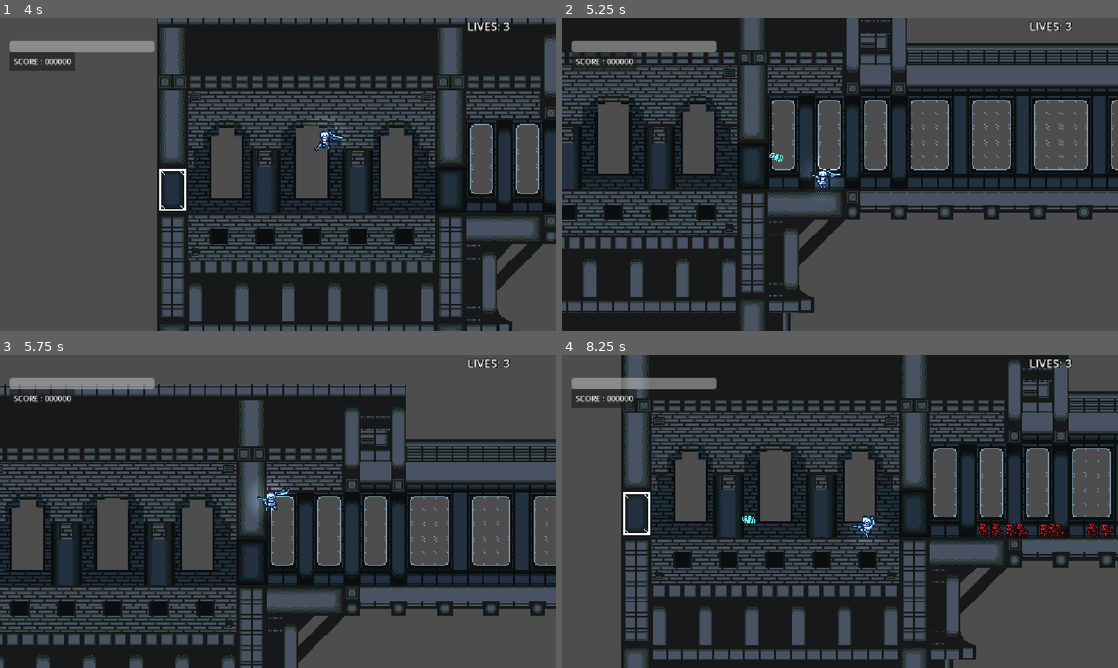
Above: before the commit, frames 1-4 (two rows, left to right).
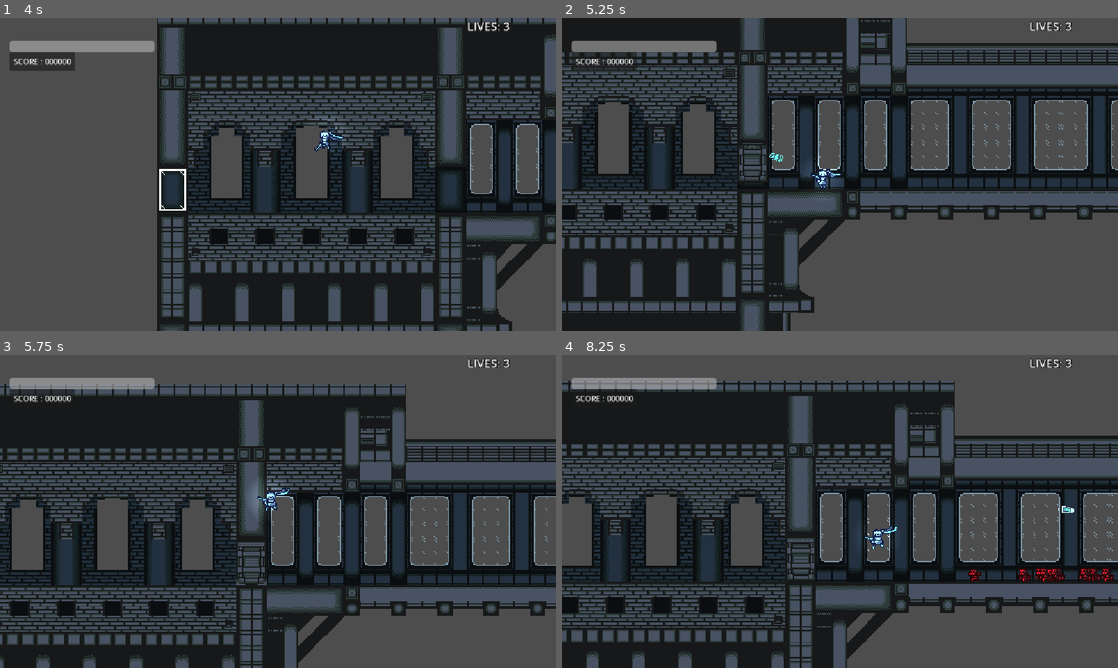
Above: after the commit, the same moments.

Repository: InferiorPosterior/project-something-evil
Game: Godot game, scene res://Scenes/level_select.tscn
Two runs of this game, one before a commit and one after it. Both use one fixed random seed, a clock stepped at 60 frames per second and the inputs below. This scene is started directly instead of the project's main scene.
Inputs (mouse positions are in pixels of both pictures, inside the frame that each line leads up to):
- Up to frame 1 (4 s): click "LEVEL 1 - PRELUDE TO EVIL" at 0.5 s; tap Enter at 1.25 s; move the mouse to (400, 158) at 1.27 s; press the mouse at (400, 158) at 1.28 s; hold Right (move_right) 1.28-2.78 s; tap Space (jump) at 1.52, 2.27, 3.77 s; move the mouse to (166, 190) at 2.02 s; release the mouse at (166, 190) at 2.03 s; click (166, 190) at 2.1 s; move the mouse to (333, 105) at 2.77 s; press the mouse at (333, 105) at 2.78 s; hold Left (move_left) 2.78-3.53 s; move the mouse to (250, 237) at 3.52 s; release the mouse at (250, 237) at 3.53 s; hold Right (move_right) from 3.53 s (still down); click (250, 237) at 3.6 s
- Up to frame 2 (5.25 s): move the mouse to (1006, 221) at 4.27 s; press the mouse at (1006, 221) at 4.28 s; tap Space (jump) at 4.52 s; move the mouse to (673, 127) at 5.02 s; release Right (move_right) at 5.03 s; release the mouse at (673, 127) at 5.03 s; hold Left (move_left) from 5.03 s (still down); click (673, 127) at 5.1 s
- Up to frame 3 (5.75 s): keep holding Left (move_left); tap Space (jump) at 5.27 s
- Up to frame 4 (8.25 s): move the mouse to (867, 511) at 5.77 s; release Left (move_left) at 5.78 s; press the mouse at (867, 511) at 5.78 s; hold Right (move_right) 5.78-6.53 s; move the mouse to (756, 433) at 6.52 s; release the mouse at (756, 433) at 6.53 s; hold Left (move_left) 6.53-8.03 s; click (756, 433) at 6.6 s; tap Space (jump) at 6.77, 7.52 s; move the mouse to (962, 495) at 7.27 s; press the mouse at (962, 495) at 7.28 s; move the mouse to (728, 527) at 8.02 s; release the mouse at (728, 527) at 8.03 s; hold Right (move_right) from 8.03 s (still down); click (728, 527) at 8.1 s

Frame 1 is identical in both runs. In frame 2, 0.4% of the frame differs, in the area x 31-37%, y 40-53%; in frame 3, 0.4%; in frame 4, 61%, in the area x 0-100%, y 0-100%.

Commit message:
Doors, Event Group added, Enemy sight ranges adjusted

Diff:
--- a/Scenes/Enemy Scenes/Brute/enemy_brute.tscn
+++ b/Scenes/Enemy Scenes/Brute/enemy_brute.tscn
@@ -292,6 +292,7 @@
 script = ExtResource("14_oo625")
 shoot_sound = ExtResource("19_xsdfh")
 projectile_scene = ExtResource("12_m7fxu")
+sight_range = 500.0
 burst_count = 5
 metadata/_custom_type_script = "uid://bco4t8p1j7xmc"
 
--- a/Scenes/Enemy Scenes/Chaser/enemy_chaser.tscn
+++ b/Scenes/Enemy Scenes/Chaser/enemy_chaser.tscn
@@ -103,6 +103,7 @@
 death_effect_scene = ExtResource("2_wj6u7")
 death_sound = ExtResource("3_ob1hd")
 health = NodePath("Health")
+detection_range = 500.0
 
 [node name="CollisionShape2D" type="CollisionShape2D" parent="." unique_id=2102903468]
 position = Vector2(-1, 5)
--- a/Scenes/Enemy Scenes/Drone/enemy_drone.tscn
+++ b/Scenes/Enemy Scenes/Drone/enemy_drone.tscn
@@ -58,6 +58,7 @@
 script = ExtResource("1_mliai")
 health = NodePath("HealthComponent")
 explosion_scene = ExtResource("2_mliai")
+detection_range = 500.0
 
 [node name="AnimatedSprite2D" type="AnimatedSprite2D" parent="." unique_id=927670717]
 texture_filter = 1
--- a/Scenes/Enemy Scenes/Grenadier/enemy_grenadier.tscn
+++ b/Scenes/Enemy Scenes/Grenadier/enemy_grenadier.tscn
@@ -146,6 +146,7 @@
 death_effect_scene = ExtResource("4_8dou2")
 health = NodePath("HealthComponent")
 grenade_scene = ExtResource("2_jm4kl")
+detection_range = 500.0
 
 [node name="HealthComponent" type="Node" parent="." unique_id=423890900]
 script = ExtResource("4_o836l")
--- a/Scenes/Enemy Scenes/Gunner/enemy_gunner.tscn
+++ b/Scenes/Enemy Scenes/Gunner/enemy_gunner.tscn
@@ -132,6 +132,7 @@
 death_effect_scene = ExtResource("3_xb1tm")
 death_sound = ExtResource("4_wgsfu")
 health = NodePath("HealthComponent")
+detection_range = 500.0
 
 [node name="CollisionShape2D" type="CollisionShape2D" parent="." unique_id=1603164321]
 shape = SubResource("CapsuleShape2D_g4v7s")
--- a/Scenes/Enemy Scenes/Lunger/enemy_lunger.tscn
+++ b/Scenes/Enemy Scenes/Lunger/enemy_lunger.tscn
@@ -165,6 +165,7 @@
 death_effect_scene = ExtResource("2_npunj")
 death_sound = ExtResource("3_6aayl")
 health = NodePath("HealthComponent")
+detection_range = 500.0
 
 [node name="AnimatedSprite2D" type="AnimatedSprite2D" parent="." unique_id=1419899213]
 texture_filter = 1
--- /dev/null
+++ b/Scenes/Stage Builder Assets/door.tscn
@@ -0,0 +1,148 @@
+[gd_scene format=3 uid="uid://bfmk7f042oliv"]
+
+[ext_resource type="Script" uid="uid://jlrpdlnqpsq3" path="res://door.gd" id="1_urp3l"]
+[ext_resource type="Texture2D" uid="uid://cusu55fvc7io0" path="res://Assets/something_evil_assets/sprites/door.png" id="2_mbim7"]
+
+[sub_resource type="AtlasTexture" id="AtlasTexture_cscgu"]
+atlas = ExtResource("2_mbim7")
+region = Rect2(0, 0, 32, 48)
+
+[sub_resource type="AtlasTexture" id="AtlasTexture_tihmd"]
+atlas = ExtResource("2_mbim7")
+region = Rect2(0, 96, 32, 48)
+
+[sub_resource type="AtlasTexture" id="AtlasTexture_x7jn3"]
+atlas = ExtResource("2_mbim7")
+region = Rect2(32, 96, 32, 48)
+
+[sub_resource type="AtlasTexture" id="AtlasTexture_2l7x5"]
+atlas = ExtResource("2_mbim7")
+region = Rect2(64, 96, 32, 48)
+
+[sub_resource type="AtlasTexture" id="AtlasTexture_j0xmd"]
+atlas = ExtResource("2_mbim7")
+region = Rect2(96, 96, 32, 48)
+
+[sub_resource type="AtlasTexture" id="AtlasTexture_rm5sq"]
+atlas = ExtResource("2_mbim7")
+region = Rect2(128, 96, 32, 48)
+
+[sub_resource type="AtlasTexture" id="AtlasTexture_v8wew"]
+atlas = ExtResource("2_mbim7")
+region = Rect2(160, 96, 32, 48)
+
+[sub_resource type="AtlasTexture" id="AtlasTexture_c5u54"]
+atlas = ExtResource("2_mbim7")
+region = Rect2(192, 96, 32, 48)
+
+[sub_resource type="AtlasTexture" id="AtlasTexture_2ca66"]
+atlas = ExtResource("2_mbim7")
+region = Rect2(224, 96, 32, 48)
+
+[sub_resource type="AtlasTexture" id="AtlasTexture_v68vh"]
+atlas = ExtResource("2_mbim7")
+region = Rect2(32, 0, 32, 48)
+
+[sub_resource type="AtlasTexture" id="AtlasTexture_1wc2e"]
+atlas = ExtResource("2_mbim7")
+region = Rect2(0, 48, 32, 48)
+
+[sub_resource type="AtlasTexture" id="AtlasTexture_fiw3i"]
+atlas = ExtResource("2_mbim7")
+region = Rect2(32, 48, 32, 48)
+
+[sub_resource type="AtlasTexture" id="AtlasTexture_c8ild"]
+atlas = ExtResource("2_mbim7")
+region = Rect2(64, 48, 32, 48)
+
+[sub_resource type="AtlasTexture" id="AtlasTexture_u5dkn"]
+atlas = ExtResource("2_mbim7")
+region = Rect2(96, 48, 32, 48)
+
+[sub_resource type="AtlasTexture" id="AtlasTexture_i52by"]
+atlas = ExtResource("2_mbim7")
+region = Rect2(128, 48, 32, 48)
+
+[sub_resource type="SpriteFrames" id="SpriteFrames_g4v7s"]
+animations = [{
+"frames": [{
+"duration": 1.0,
+"texture": SubResource("AtlasTexture_cscgu")
+}],
+"loop": 0,
+"name": &"closed",
+"speed": 5.0
+}, {
+"frames": [{
+"duration": 1.0,
+"texture": SubResource("AtlasTexture_tihmd")
+}, {
+"duration": 1.0,
+"texture": SubResource("AtlasTexture_x7jn3")
+}, {
+"duration": 1.0,
+"texture": SubResource("AtlasTexture_2l7x5")
+}, {
+"duration": 1.0,
+"texture": SubResource("AtlasTexture_j0xmd")
+}, {
+"duration": 1.0,
+"texture": SubResource("AtlasTexture_rm5sq")
+}, {
+"duration": 1.0,
+"texture": SubResource("AtlasTexture_v8wew")
+}, {
+"duration": 1.0,
+"texture": SubResource("AtlasTexture_c5u54")
+}, {
+"duration": 1.0,
+"texture": SubResource("AtlasTexture_2ca66")
+}],
+"loop": 0,
+"name": &"closing",
+"speed": 5.0
+}, {
+"frames": [{
+"duration": 1.0,
+"texture": SubResource("AtlasTexture_v68vh")
+}],
+"loop": 0,
+"name": &"open",
+"speed": 5.0
+}, {
+"frames": [{
+"duration": 1.0,
+"texture": SubResource("AtlasTexture_1wc2e")
+}, {
+"duration": 1.0,
+"texture": SubResource("AtlasTexture_fiw3i")
+}, {
+"duration": 1.0,
+"texture": SubResource("AtlasTexture_c8ild")
+}, {
+"duration": 1.0,
+"texture": SubResource("AtlasTexture_u5dkn")
+}, {
+"duration": 1.0,
+"texture": SubResource("AtlasTexture_i52by")
+}],
+"loop": 0,
+"name": &"opening",
+"speed": 5.0
+}]
+
+[sub_resource type="RectangleShape2D" id="RectangleShape2D_g4v7s"]
+size = Vector2(32, 47.5)
+
+[node name="Door" type="StaticBody2D" unique_id=1560095299]
+script = ExtResource("1_urp3l")
+
+[node name="AnimatedSprite2D" type="AnimatedSprite2D" parent="." unique_id=1792228237]
+texture_filter = 1
+sprite_frames = SubResource("SpriteFrames_g4v7s")
+animation = &"open"
+speed_scale = 2.0
+
+[node name="CollisionShape2D" type="CollisionShape2D" parent="." unique_id=1789954094]
+position = Vector2(0, 0.25)
+shape = SubResource("RectangleShape2D_g4v7s")
--- a/Scenes/Stages/stage_1_prelude_to_evil.tscn
+++ b/Scenes/Stages/stage_1_prelude_to_evil.tscn
@@ -5,9 +5,12 @@
 [ext_resource type="Script" uid="uid://v0iqx35ti2ph" path="res://Scripts/Event Systems/event_area.gd" id="6_b45r2"]
 [ext_resource type="PackedScene" uid="uid://dj0s5hm5dgbqu" path="res://Scenes/pause_menu.tscn" id="7_1cl6i"]
 [ext_resource type="PackedScene" uid="uid://cqo8rqctk6cwb" path="res://Scenes/Stage Builder Assets/Spawner Nodes/chaser_spawner.tscn" id="7_b45r2"]
+[ext_resource type="Script" uid="uid://c4p8md6xtah0a" path="res://Scripts/Event Systems/event_group.gd" id="7_ejv5g"]
+[ext_resource type="PackedScene" uid="uid://bfmk7f042oliv" path="res://Scenes/Stage Builder Assets/door.tscn" id="7_uq4bd"]
 [ext_resource type="Script" uid="uid://c87b73kgij03d" path="res://Scripts/Event Systems/wait_for_clear_action.gd" id="8_5nqvx"]
 [ext_resource type="PackedScene" uid="uid://3btq8c6h6ayp" path="res://Scenes/lives_hud.tscn" id="8_bw2kh"]
 [ext_resource type="PackedScene" uid="uid://gws0ml30aft4" path="res://Scenes/fade_in.tscn" id="8_goypx"]
+[ext_resource type="Script" uid="uid://be0tcaadulpeo" path="res://Scripts/Event Systems/door_action.gd" id="8_lnt1k"]
 [ext_resource type="PackedScene" uid="uid://bv14h0pks0n5w" path="res://Scenes/Stage Builder Assets/Spawner Nodes/lunger_spawner.tscn" id="9_vay0u"]
 [ext_resource type="Script" uid="uid://rpk8sa4d7eyx" path="res://Scenes/Projectiles & Hazards/Killzone/killzone.gd" id="12_n28ci"]
 [ext_resource type="Script" uid="uid://bhvfbplyk6u2e" path="res://Scripts/Utilities/camera_anchor.gd" id="13_10d0o"]
@@ -793,97 +796,182 @@
 
 [node name="LivesHUD" parent="." unique_id=1372217612 instance=ExtResource("8_bw2kh")]
 
-[node name="EventArea" type="Area2D" parent="." unique_id=619858124]
+[node name="Encounter" type="Area2D" parent="." unique_id=619858124]
 script = ExtResource("6_b45r2")
 metadata/_custom_type_script = "uid://v0iqx35ti2ph"
 
-[node name="CollisionShape2D" type="CollisionShape2D" parent="EventArea" unique_id=839321356]
+[node name="CollisionShape2D" type="CollisionShape2D" parent="Encounter" unique_id=839321356]
 position = Vector2(-188, -557)
 shape = SubResource("RectangleShape2D_g4v7s")
 debug_color = Color(0.6691623, 0.51019174, 0, 0.41960785)
 
-[node name="ChaserSpawn" parent="EventArea" unique_id=2110140589 instance=ExtResource("7_b45r2")]
-position = Vector2(112, -528)
-
-[node name="ChaserSpawn2" parent="EventArea" unique_id=1860345610 instance=ExtResource("7_b45r2")]
-position = Vector2(144, -576)
-
-[node name="ChaserSpawn3" parent="EventArea" unique_id=428615097 instance=ExtResource("7_b45r2")]
-position = Vector2(164, -535)
-
-[node name="ChaserSpawn4" parent="EventArea" unique_id=450290613 instance=ExtResource("7_b45r2")]
-position = Vector2(104, -592)
-
-[node name="ChaserSpawn5" parent="EventArea" unique_id=244899211 instance=ExtResource("7_b45r2")]
-position = Vector2(88, -544)
-
-[node name="ChaserSpawn6" parent="EventArea" unique_id=1594144149 instance=ExtResource("7_b45r2")]
-position = Vector2(72, -576)
-
-[node name="ChaserSpawn7" parent="EventArea" unique_id=1411524283 instance=ExtResource("7_b45r2")]
-position = Vector2(181, -576)
-
-[node name="ChaserSpawn8" parent="EventArea" unique_id=1632501830 instance=ExtResource("7_b45r2")]
-position = Vector2(136, -544)
-
-[node name="ChaserSpawn9" parent="EventArea" unique_id=379504734 instance=ExtResource("7_b45r2")]
-position = Vector2(104, -568)
-
-[node name="ChaserSpawn10" parent="EventArea" unique_id=892578549 instance=ExtResource("7_b45r2")]
-position = Vector2(40, -544)
-
-[node name="ChaserSpawn11" parent="EventArea" unique_id=2009501069 instance=ExtResource("7_b45r2")]
-position = Vector2(32, -576)
-
-[node name="ChaserSpawn12" parent="EventArea" unique_id=1194856314 instance=ExtResource("7_b45r2")]
-position = Vector2(192, -560)
-
-[node name="Wave Clear" type="Node2D" parent="EventArea" unique_id=1835692872]
+[node name="Close entrance" type="Node2D" parent="Encounter" unique_id=588427281 node_paths=PackedStringArray("doors")]
+script = ExtResource("8_lnt1k")
+doors = [NodePath("../Entrance door")]
+metadata/_custom_type_script = "uid://be0tcaadulpeo"
+
+[node name="Wave1" type="Node2D" parent="Encounter" unique_id=741472706]
+position = Vector2(-72, -120)
+script = ExtResource("7_ejv5g")
+
+[node name="ChaserSpawn" parent="Encounter/Wave1" unique_id=2110140589 instance=ExtResource("7_b45r2")]
+position = Vector2(248, -456)
+
+[node name="ChaserSpawn2" parent="Encounter/Wave1" unique_id=1342615218 instance=ExtResource("7_b45r2")]
+position = Vector2(280, -464)
+
+[node name="ChaserSpawn3" parent="Encounter/Wave1" unique_id=2014377217 instance=ExtResource("7_b45r2")]
+position = Vector2(304, -440)
+
+[node name="ChaserSpawn4" parent="Encounter/Wave1" unique_id=1944913361 instance=ExtResource("7_b45r2")]
+position = Vector2(280, -432)
+
+[node name="ChaserSpawn5" parent="Encounter/Wave1" unique_id=1571922652 instance=ExtResource("7_b45r2")]
+position = Vector2(224, -448)
+
+[node name="ChaserSpawn12" parent="Encounter/Wave1" unique_id=314545666 instance=ExtResource("7_b45r2")]
+position = Vector2(248, -424)
+
+[node name="ChaserSpawn10" parent="Encounter/Wave1" unique_id=1557348924 instance=ExtResource("7_b45r2")]
+position = Vector2(224, -408)
+
+[node name="ChaserSpawn11" parent="Encounter/Wave1" unique_id=1653155264 instance=ExtResource("7_b45r2")]
+position = Vector2(200, -416)
+
+[node name="ChaserSpawn6" parent="Encounter/Wave1" unique_id=886297738 instance=ExtResource("7_b45r2")]
+position = Vector2(208, -472)
+
+[node name="ChaserSpawn9" parent="Encounter/Wave1" unique_id=2105525240 instance=ExtResource("7_b45r2")]
+position = Vector2(216, -432)
+
+[node name="ChaserSpawn7" parent="Encounter/Wave1" unique_id=1072365803 instance=ExtResource("7_b45r2")]
+position = Vector2(168, -448)
+
+[node name="ChaserSpawn8" parent="Encounter/Wave1" unique_id=1750241145 instance=ExtResource("7_b45r2")]
+position = Vector2(160, -416)
+
+[node name="ChaserSpawn13" parent="Encounter/Wave1" unique_id=724994524 instance=ExtResource("7_b45r2")]
+position = Vector2(184, -432)
+
+[node name="ChaserSpawn14" parent="Encounter/Wave1" unique_id=1229758998 instance=ExtResource("7_b45r2")]
+position = Vector2(192, -456)
+
+[node name="ChaserSpawn15" parent="Encounter/Wave1" unique_id=1429358958 instance=ExtResource("7_b45r2")]
+position = Vector2(264, -408)
+
+[node name="ChaserSpawn16" parent="Encounter/Wave1" unique_id=1655353369 instance=ExtResource("7_b45r2")]
+position = Vector2(264, -440)
+
+[node name="ChaserSpawn17" parent="Encounter/Wave1" unique_id=1733957194 instance=ExtResource("7_b45r2")]
+position = Vector2(304, -464)
+
+[node name="WaitForClearAction" type="Node2D" parent="Encounter/Wave1" unique_id=1401530237]
+position = Vector2(72, 120)
 script = ExtResource("8_5nqvx")
-metadata/_custom_type_script = "uid://di25810pxoct2"
-
-[node name="ChaserSpawn13" parent="EventArea" unique_id=469156340 instance=ExtResource("7_b45r2")]
-position = Vector2(-336, -536)
-
-[node name="ChaserSpawn14" parent="EventArea" unique_id=626347301 instance=ExtResource("7_b45r2")]
-position = Vector2(-320, -568)
-
-[node name="ChaserSpawn15" parent="EventArea" unique_id=1327839860 instance=ExtResource("7_b45r2")]
-position = Vector2(-312, -528)
-
-[node name="ChaserSpawn16" parent="EventArea" unique_id=1777965958 instance=ExtResource("7_b45r2")]
-position = Vector2(-296, -560)
-
-[node name="ChaserSpawn17" parent="EventArea" unique_id=1402835753 instance=ExtResource("7_b45r2")]
-position = Vector2(-288, -536)
-
-[node name="ChaserSpawn18" parent="EventArea" unique_id=1224573608 instance=ExtResource("7_b45r2")]
-position = Vector2(-264, -528)
-
-[node name="ChaserSpawn19" parent="EventArea" unique_id=724608810 instance=ExtResource("7_b45r2")]
+metadata/_custom_type_script = "uid://c87b73kgij03d"
+
+[node name="Wave2" type="Node2D" parent="Encounter" unique_id=478963053]
+script = ExtResource("7_ejv5g")
+metadata/_custom_type_script = "uid://c4p8md6xtah0a"
+
+[node name="ChaserSpawn" parent="Encounter/Wave2" unique_id=1354047018 instance=ExtResource("7_b45r2")]
+position = Vector2(-336, -568)
+
+[node name="ChaserSpawn2" parent="Encounter/Wave2" unique_id=1345486240 instance=ExtResource("7_b45r2")]
+position = Vector2(-336, -544)
+
+[node name="ChaserSpawn3" parent="Encounter/Wave2" unique_id=1141360263 instance=ExtResource("7_b45r2")]
+position = Vector2(-328, -592)
+
+[node name="ChaserSpawn4" parent="Encounter/Wave2" unique_id=305706781 instance=ExtResource("7_b45r2")]
+position = Vector2(-320, -560)
+
+[node name="ChaserSpawn5" parent="Encounter/Wave2" unique_id=160546971 instance=ExtResource("7_b45r2")]
+position = Vector2(-304, -536)
+
+[node name="ChaserSpawn6" parent="Encounter/Wave2" unique_id=1895898175 instance=ExtResource("7_b45r2")]
+position = Vector2(-304, -584)
+
+[node name="ChaserSpawn7" parent="Encounter/Wave2" unique_id=8107951 instance=ExtResource("7_b45r2")]
+position = Vector2(-288, -560)
+
+[node name="ChaserSpawn8" parent="Encounter/Wave2" unique_id=1689291689 instance=ExtResource("7_b45r2")]
+position = Vector2(-280, -536)
+
+[node name="ChaserSpawn9" parent="Encounter/Wave2" unique_id=1366127750 instance=ExtResource("7_b45r2")]
 position = Vector2(-280, -584)
 
-[node name="ChaserSpawn20" parent="EventArea" unique_id=1363975098 instance=ExtResource("7_b45r2")]
-position = Vector2(-328, -584)
-
-[node name="ChaserSpawn21" parent="EventArea" unique_id=1207430822 instance=ExtResource("7_b45r2")]
-position = Vector2(-272, -560)
-
-[node name="ChaserSpawn22" parent="EventArea" unique_id=503032443 instance=ExtResource("7_b45r2")]
-position = Vector2(-304, -584)
-
-[node name="Wave Clear2" type="Node2D" parent="EventArea" unique_id=973804556]
+[node name="ChaserSpawn10" parent="Encounter/Wave2" unique_id=1366287664 instance=ExtResource("7_b45r2")]
+position = Vector2(-264, -552)
+
+[node name="ChaserSpawn11" parent="Encounter/Wave2" unique_id=1391998899 instance=ExtResource("7_b45r2")]
+position = Vector2(-248, -528)
+
+[node name="ChaserSpawn12" parent="Encounter/Wave2" unique_id=413825576 instance=ExtResource("7_b45r2")]
+position = Vector2(-248, -584)
+
+[node name="ChaserSpawn13" parent="Encounter/Wave2" unique_id=297102780 instance=ExtResource("7_b45r2")]
+position = Vector2(-240, -560)
+
+[node name="ChaserSpawn14" parent="Encounter/Wave2" unique_id=1142637005 instance=ExtResource("7_b45r2")]
+position = Vector2(-224, -528)
+
+[node name="ChaserSpawn15" parent="Encounter/Wave2" unique_id=253607481 instance=ExtResource("7_b45r2")]
+position = Vector2(-224, -584)
+
+[node name="ChaserSpawn16" parent="Encounter/Wave2" unique_id=1214629323 instance=ExtResource("7_b45r2")]
+position = Vector2(-216, -568)
+
+[node name="ChaserSpawn17" parent="Encounter/Wave2" unique_id=1587094149 instance=ExtResource("7_b45r2")]
+position = Vector2(-208, -536)
+
+[node name="ChaserSpawn18" parent="Encounter/Wave2" unique_id=1568661583 instance=ExtResource("7_b45r2")]
+position = Vector2(-200, -584)
+
+[node name="ChaserSpawn19" parent="Encounter/Wave2" unique_id=1865140136 instance=ExtResource("7_b45r2")]
+position = Vector2(-200, -560)
+
+[node name="ChaserSpawn20" parent="Encounter/Wave2" unique_id=1942978555 instance=ExtResource("7_b45r2")]
+position = Vector2(-184, -536)
+
+[node name="WaitForClearAction2" type="Node2D" parent="Encounter/Wave2" unique_id=1021169505]
 script = ExtResource("8_5nqvx")
-metadata/_custom_type_script = "uid://di25810pxoct2"
-
-[node name="LungerSpawn" parent="EventArea" unique_id=2075033335 instance=ExtResource("9_vay0u")]
-position = Vector2(-312, -544)
-
-[node name="GunnerSpawn" parent="EventArea" unique_id=420408586 instance=ExtResource("14_lnt1k")]
-position = Vector2(192, -528)
-
-[node name="GunnerSpawn2" parent="EventArea" unique_id=1124465748 instance=ExtResource("14_lnt1k")]
-position = Vector2(232, -536)
+metadata/_custom_type_script = "uid://c87b73kgij03d"
+
+[node name="Wave 3" type="Node2D" parent="Encounter" unique_id=2108190967]
+script = ExtResource("7_ejv5g")
+metadata/_custom_type_script = "uid://c4p8md6xtah0a"
+
+[node name="ChaserSpawn" parent="Encounter/Wave 3" unique_id=40449516 instance=ExtResource("7_b45r2")]
+position = Vector2(-280, -536)
+
+[node name="ChaserSpawn2" parent="Encounter/Wave 3" unique_id=1140631061 instance=ExtResource("7_b45r2")]
+position = Vector2(-304, -552)
+
+[node name="LungerSpawn" parent="Encounter/Wave 3" unique_id=2075033335 instance=ExtResource("9_vay0u")]
+position = Vector2(-320, -536)
+
+[node name="GunnerSpawn" parent="Encounter/Wave 3" unique_id=826909283 instance=ExtResource("14_lnt1k")]
+position = Vector2(128, -552)
+
+[node name="GunnerSpawn2" parent="Encounter/Wave 3" unique_id=1212845483 instance=ExtResource("14_lnt1k")]
+position = Vector2(216, -544)
+
+[node name="GunnerSpawn3" parent="Encounter/Wave 3" unique_id=304766713 instance=ExtResource("14_lnt1k")]
+position = Vector2(176, -560)
+
+[node name="Entrance door" parent="Encounter" unique_id=1560095299 instance=ExtResource("7_uq4bd")]
+position = Vector2(-368, -536)
+
+[node name="Exit door" parent="Encounter" unique_id=615722042 instance=ExtResource("7_uq4bd")]
+position = Vector2(272, -536)
+start_closed = true
+
+[node name="Open exit" type="Node2D" parent="Encounter" unique_id=1742555502 node_paths=PackedStringArray("doors")]
+script = ExtResource("8_lnt1k")
+doors = [NodePath("../Exit door")]
+close = false
+metadata/_custom_type_script = "uid://be0tcaadulpeo"
 
 [node name="CameraAnchor" type="Node2D" parent="." unique_id=11774862 node_paths=PackedStringArray("target")]
 script = ExtResource("13_10d0o")
--- /dev/null
+++ b/Scripts/Event Systems/door_action.gd
@@ -0,0 +1,17 @@
+class_name DoorAction extends EventAction
+
+@export var doors: Array[Door] = []
+@export var close: bool = true                  # ticked = close the doors; unticked = open them
+@export var wait_for_doors: bool = true         # the next action waits until the doors have finished their animation
+
+func execute() -> void:
+	for door in doors:
+		if close:
+			door.close()
+		else:
+			door.open()
+
+	if wait_for_doors:
+		for door in doors:
+			if door.moving:
+				await door.finished_moving      # a door that finished already is skipped, so the order doesn't matter
--- /dev/null
+++ b/Scripts/Event Systems/event_group.gd
@@ -0,0 +1,12 @@
+class_name EventGroup
+extends EventAction
+
+@export var run_in_parallel: bool = false # Ticked = run all children at once; Unticked = run top-to-bottom
+
+func execute() -> void:
+	for child in get_children():
+		if child is EventAction:
+			if run_in_parallel:
+				child.execute() # fires them all at the exact same time
+			else:
+				await child.execute() # waits for one to finish before doing the next
--- /dev/null
+++ b/door.gd
@@ -0,0 +1,77 @@
+class_name Door extends StaticBody2D
+
+signal finished_moving
+
+@export var start_closed: bool = false
+@export var sprite: AnimatedSprite2D            # found automatically if left empty
+
+var is_closed: bool = false
+var moving: bool = false
+
+func _ready() -> void:
+	if sprite == null:
+		for node in find_children("*", "AnimatedSprite2D", true, false):
+			sprite = node
+			break
+	if sprite == null:
+		push_warning("%s has no AnimatedSprite2D" % name)
+		return
+	sprite.animation_finished.connect(_on_animation_finished)
+
+	is_closed = start_closed
+	_set_solid(is_closed)
+	_show_rest(&"closed" if is_closed else &"open")
+
+func close() -> void:
+	if is_closed:
+		return
+	is_closed = true
+	_set_solid(true)                            # solid immediately, so nothing slips through while it closes
+	_play_move(&"closing", &"opening")
+
+func open() -> void:
+	if not is_closed:
+		return
+	is_closed = false
+	_play_move(&"opening", &"closing")          # passable only once the animation has finished (see below)
+
+# Plays "primary"; if the sprite doesn't have it, plays "fallback" in reverse
+# (so a door with only an "opening" animation also closes by playing it backwards)
+func _play_move(primary: StringName, fallback: StringName) -> void:
+	moving = true
+	var frames := sprite.sprite_frames if sprite else null
+	if frames and frames.has_animation(primary):
+		sprite.play(primary)
+	elif frames and frames.has_animation(fallback):
+		sprite.play_backwards(fallback)
+	else:
+		_on_animation_finished.call_deferred()  # no animations at all: just switch state
+
+func _on_animation_finished() -> void:
+	if not moving:
+		return                                  # a resting animation finished; ignore it
+	moving = false
+	if is_closed:
+		_show_rest(&"closed")
+	else:
+		_show_rest(&"open")
+		_set_solid(false)                       # the passage opens once the door has fully opened
+	finished_moving.emit()
+
+# Shows the resting sprite. Uses a "closed" or "open" animation if you made one; otherwise the
+# first or last frame of "opening".
+func _show_rest(rest: StringName) -> void:
+	if sprite == null or sprite.sprite_frames == null:
+		return
+	var frames := sprite.sprite_frames
+	if frames.has_animation(rest):
+		sprite.play(rest)
+	elif frames.has_animation(&"opening"):
+		sprite.animation = &"opening"
+		sprite.stop()
+		sprite.frame = 0 if rest == &"closed" else frames.get_frame_count(&"opening") - 1
+
+func _set_solid(solid: bool) -> void:
+	for child in get_children():
+		if child is CollisionShape2D:
+			child.set_deferred("disabled", not solid)
Binary file added: Assets/something_evil_assets/sprites/door.png
Not shown, added: Assets/something_evil_assets/sprites/door.png.import
Not shown, added: Scripts/Event Systems/door_action.gd.uid
Not shown, added: Scripts/Event Systems/event_group.gd.uid
Not shown, added: door.gd.uid
